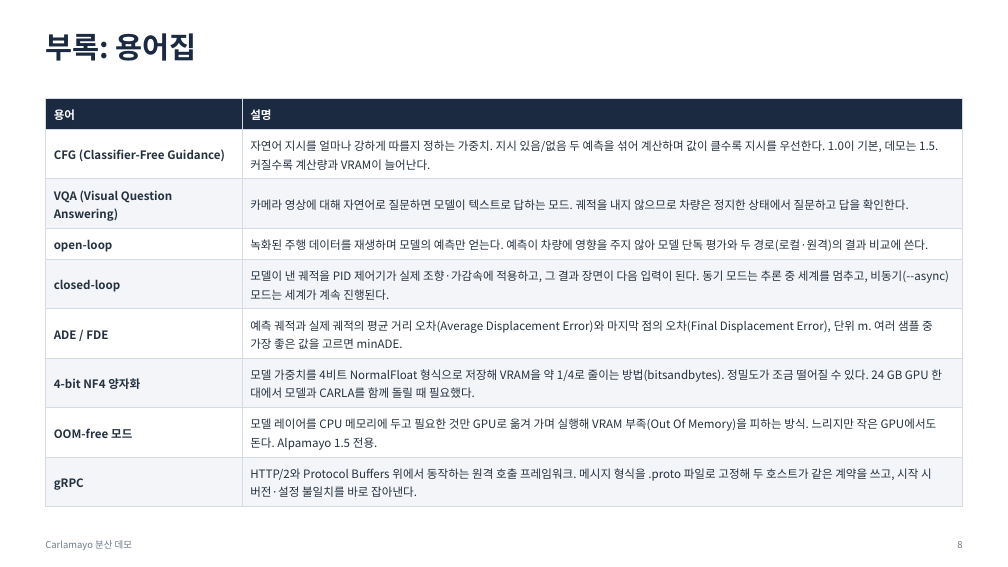
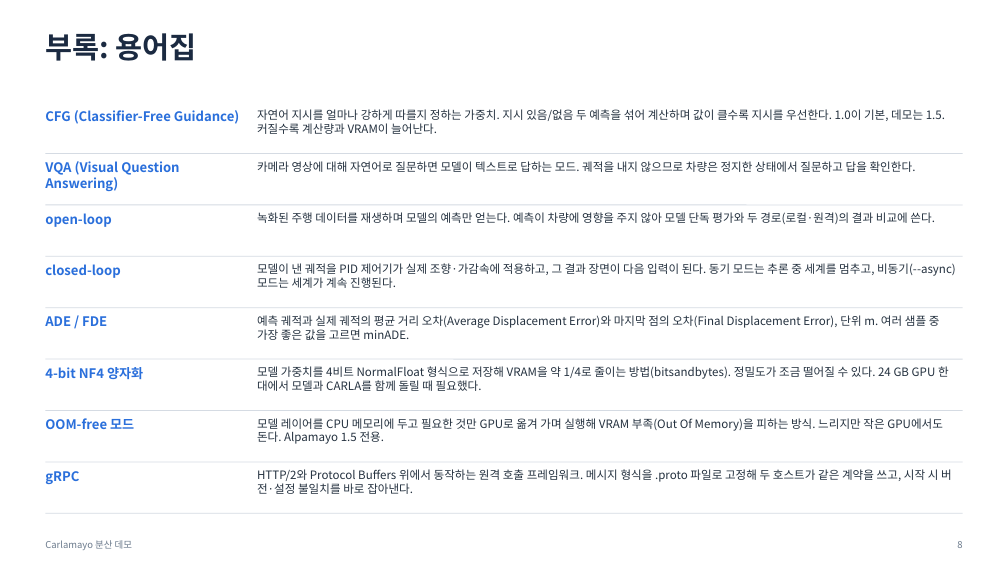
Before and after one commit to JwonMoon/carlamayo-my-distributed, a slide deck: slide 8 of docs/distributed/demo-overview-short.pptx. Drawn at 1008x567 pixels with LibreOffice and Linux fonts; fonts in the diff are those of the drawing. Boxes give left, top, right and bottom in pixels: in the first picture for what was removed or moved away, otherwise in the second. Text is boxed around its words. In the diff, an @@ line names an element or a change of style, - is before the commit and + after.

```diff
--- a/docs/distributed/demo-overview-short.pptx
+++ b/docs/distributed/demo-overview-short.pptx
@@ table removed at (45,98,963,501), 9 rows, 2 columns @@
-용어 | 설명
-CFG (Classifier-Free Guidance) | 자연어 지시를 얼마나 강하게 따를지 정하는 가중치. 지시 있음/없음 두 예측을 섞어 계산하며 값이 클수록 지시를 우선한다. 1.0이 기본, 데모는 1.5. 커질수록 계산량과 VRAM이 늘어난다.
-VQA (Visual Question Answering) | 카메라 영상에 대해 자연어로 질문하면 모델이 텍스트로 답하는 모드. 궤적을 내지 않으므로 차량은 정지한 상태에서 질문하고 답을 확인한다.
-open-loop | 녹화된 주행 데이터를 재생하며 모델의 예측만 얻는다. 예측이 차량에 영향을 주지 않아 모델 단독 평가와 두 경로(로컬·원격)의 결과 비교에 쓴다.
-closed-loop | 모델이 낸 궤적을 PID 제어기가 실제 조향·가감속에 적용하고, 그 결과 장면이 다음 입력이 된다. 동기 모드는 추론 중 세계를 멈추고, 비동기(--async) 모드는 세계가 계속 진행된다.
-ADE / FDE | 예측 궤적과 실제 궤적의 평균 거리 오차(Average Displacement Error)와 마지막 점의 오차(Final Displacement Error), 단위 m. 여러 샘플 중 가장 좋은 값을 고르면 minADE.
-4-bit NF4 양자화 | 모델 가중치를 4비트 NormalFloat 형식으로 저장해 VRAM을 약 1/4로 줄이는 방법(bitsandbytes). 정밀도가 조금 떨어질 수 있다. 24 GB GPU 한 대에서 모델과 CARLA를 함께 돌릴 때 필요했다.
-OOM-free 모드 | 모델 레이어를 CPU 메모리에 두고 필요한 것만 GPU로 옮겨 가며 실행해 VRAM 부족(Out Of Memory)을 피하는 방식. 느리지만 작은 GPU에서도 돈다. Alpamayo 1.5 전용.
-gRPC | HTTP/2와 Protocol Buffers 위에서 동작하는 원격 호출 프레임워크. 메시지 형식을 .proto 파일로 고정해 두 호스트가 같은 계약을 쓰고, 시작 시 버전·설정 불일치를 바로 잡아낸다.
@@ text added at (45,110,239,124), 12.5 pt, text #2A6FDB, bold @@
+CFG (Classifier-Free Guidance)
@@ text added at (257,109,945,134), 11 pt, text #24313F @@
+자연어 지시를 얼마나 강하게 따를지 정하는 가중치. 지시 있음/없음 두 예측을 섞어 계산하며 값이 클수록 지시를 우선한다. 1.0이 기본, 데모는 1.5. 커질수록 계산량과 VRAM이 늘어난다.
@@ line added from (45, 154) to (963, 154), #D5DBE3 0.75 pt @@
@@ text added at (45,161,179,191), 12.5 pt, text #2A6FDB, bold @@
+VQA (Visual Question Answering)
@@ text added at (257,161,916,172), 11 pt, text #24313F @@
+카메라 영상에 대해 자연어로 질문하면 모델이 텍스트로 답하는 모드. 궤적을 내지 않으므로 차량은 정지한 상태에서 질문하고 답을 확인한다.
@@ line added from (45, 205) to (963, 205), #D5DBE3 0.75 pt @@
@@ text added at (45,213,111,227), 12.5 pt, text #2A6FDB, bold @@
+open-loop
@@ text added at (257,212,935,224), 11 pt, text #24313F @@
+녹화된 주행 데이터를 재생하며 모델의 예측만 얻는다. 예측이 차량에 영향을 주지 않아 모델 단독 평가와 두 경로(로컬·원격)의 결과 비교에 쓴다.
@@ line added from (45, 256) to (963, 256), #D5DBE3 0.75 pt @@
@@ text added at (45,264,121,278), 12.5 pt, text #2A6FDB, bold @@
+closed-loop
@@ text added at (257,263,956,288), 11 pt, text #24313F @@
+모델이 낸 궤적을 PID 제어기가 실제 조향·가감속에 적용하고, 그 결과 장면이 다음 입력이 된다. 동기 모드는 추론 중 세계를 멈추고, 비동기(--async) 모드는 세계가 계속 진행된다.
@@ line added from (45, 308) to (963, 308), #D5DBE3 0.75 pt @@
@@ text added at (45,316,107,326), 12.5 pt, text #2A6FDB, bold @@
+ADE / FDE
@@ text added at (257,315,940,340), 11 pt, text #24313F @@
+예측 궤적과 실제 궤적의 평균 거리 오차(Average Displacement Error)와 마지막 점의 오차(Final Displacement Error), 단위 m. 여러 샘플 중 가장 좋은 값을 고르면 minADE.
@@ line added from (45, 359) to (963, 359), #D5DBE3 0.75 pt @@
@@ text added at (45,367,143,379), 12.5 pt, text #2A6FDB, bold @@
+4-bit NF4 양자화
@@ text added at (257,366,949,391), 11 pt, text #24313F @@
+모델 가중치를 4비트 NormalFloat 형식으로 저장해 VRAM을 약 1/4로 줄이는 방법(bitsandbytes). 정밀도가 조금 떨어질 수 있다. 24 GB GPU 한 대에서 모델과 CARLA를 함께 돌릴 때 필요했다.
@@ line added from (45, 411) to (963, 411), #D5DBE3 0.75 pt @@
@@ text added at (45,418,134,429), 12.5 pt, text #2A6FDB, bold @@
+OOM-free 모드
@@ text added at (257,418,943,444), 11 pt, text #24313F @@
+모델 레이어를 CPU 메모리에 두고 필요한 것만 GPU로 옮겨 가며 실행해 VRAM 부족(Out Of Memory)을 피하는 방식. 느리지만 작은 GPU에서도 돈다. Alpamayo 1.5 전용.
@@ line added from (45, 462) to (963, 462), #D5DBE3 0.75 pt @@
@@ text added at (45,471,79,484), 12.5 pt, text #2A6FDB, bold @@
+gRPC
@@ text added at (257,469,952,494), 11 pt, text #24313F @@
+HTTP/2와 Protocol Buffers 위에서 동작하는 원격 호출 프레임워크. 메시지 형식을 .proto 파일로 고정해 두 호스트가 같은 계약을 쓰고, 시작 시 버전·설정 불일치를 바로 잡아낸다.
@@ line added from (45, 513) to (963, 513), #D5DBE3 0.75 pt @@
```
Also in this commit, not shown: 3 other slides changed, 1 slide added, 1 slide removed, 2 other files.
